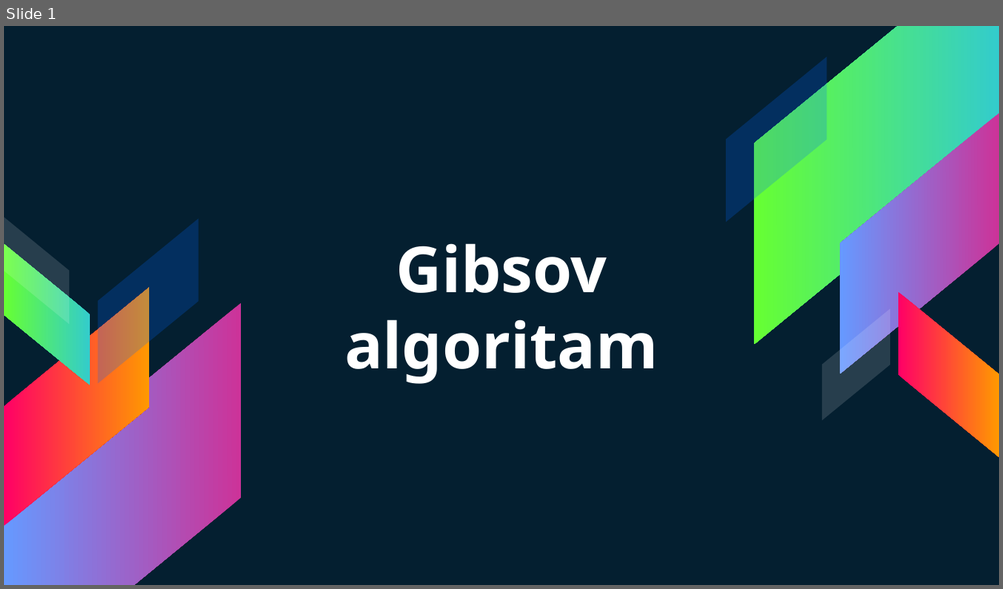
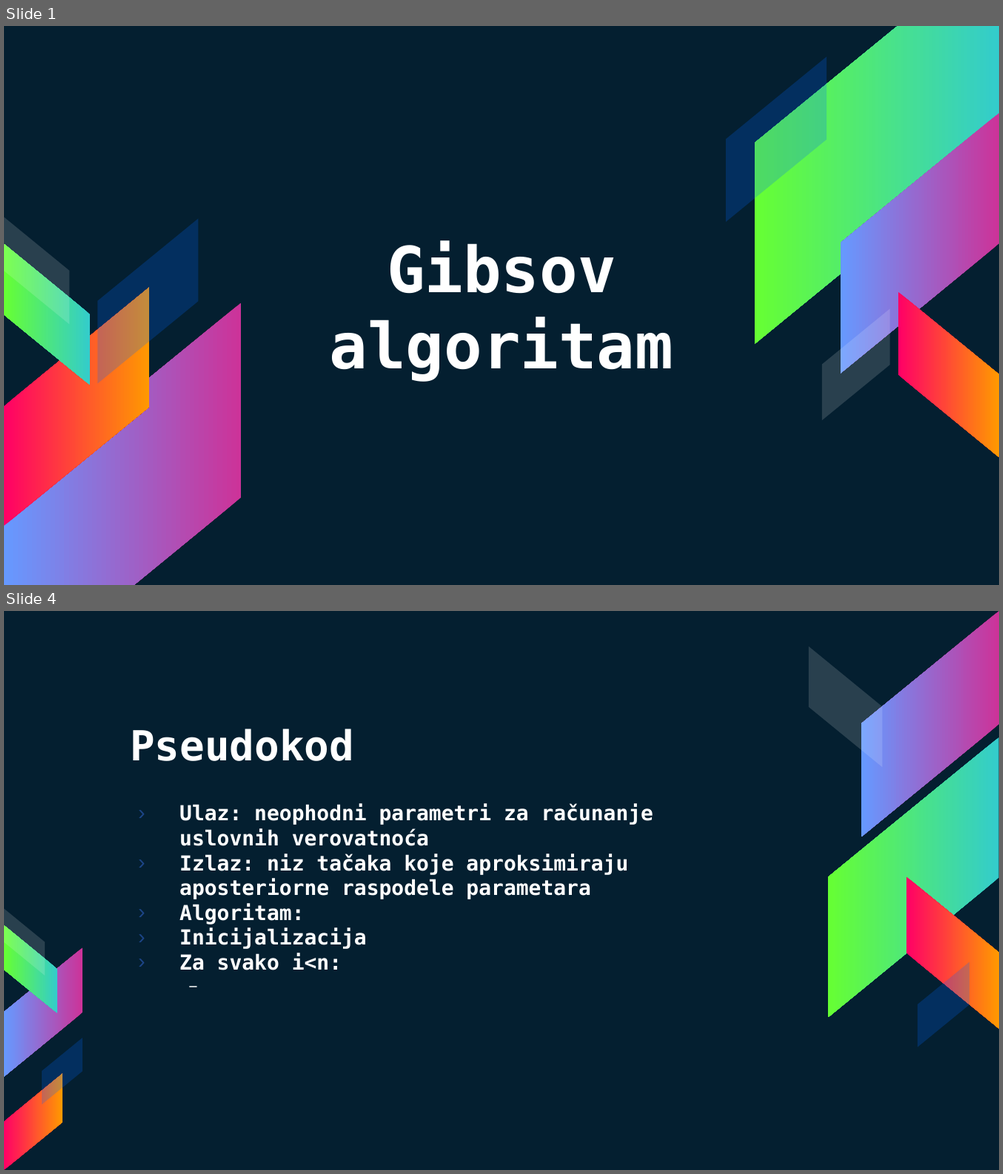
Before and after one commit to AlexJakovljevic/Gibbs-Sampling, a slide deck: gibbs.pptx. Shown one above the other, each under a label of ours: slide 1 before the commit, slides 1 and 4 after it; the slides between them are not shown. The pictures are 1003x589 and 1003x1174 pixels, drawn with LibreOffice and Linux fonts; fonts in the diff are those of the drawing. Boxes give left, top, right and bottom in pixels: in the first picture for what was removed or moved away, otherwise in the second. Text is boxed around its words. In the diff, an @@ line names an element or a change of style, - is before the commit and + after.

```diff
--- a/gibbs.pptx
+++ b/gibbs.pptx
@@ slide 4 added at [4, 611, 999, 1170], background #041F30 @@
@@ parallelogram added at [861, 611, 998, 836], fill gradient #CC3399 to #6699FF @@
@@ parallelogram added at [808, 647, 882, 766], fill #FFFFFF at 15% opacity @@
@@ text added at [130, 729, 354, 761], 30 pt, text #FFFFFF, bold @@
+Pseudokod
@@ parallelogram added at [828, 738, 998, 1017], fill gradient #33CCCC to #66FF33 @@
@@ text added at [179, 804, 654, 971], 15 pt, text #FFFFFF, bold @@
+› Ulaz: neophodni parametri za računanje uslovnih verovatnoća
+› Izlaz: niz tačaka koje aproksimiraju aposteriorne raspodele parametara
+› Algoritam:
+› Inicijalizacija
+› Za svako i<n:
@@ parallelogram added at [906, 877, 999, 1028], fill gradient #FF0066 to #FF9900 @@
@@ parallelogram added at [4, 909, 45, 976], fill #FFFFFF at 15% opacity @@
@@ parallelogram added at [4, 926, 58, 1014], fill gradient #33CCCC to #66FF33 @@
@@ parallelogram added at [5, 948, 83, 1077], fill gradient #CC3399 to #6699FF @@
@@ parallelogram added at [917, 962, 969, 1048], fill #0066FF at 23% opacity @@
@@ parallelogram added at [42, 1039, 82, 1105], fill #0066FF at 23% opacity @@
@@ parallelogram added at [4, 1073, 62, 1170], fill gradient #FF0066 to #FF9900 @@
@@ slide 1 changed as well @@
@@ text "Gibsov algoritam" at [330, 241, 674, 382]: font Noto Sans to DejaVu Sans Mono @@
```
Also in this commit, not shown: 23 other slides changed, 1 other slide added, 4 slides removed.
